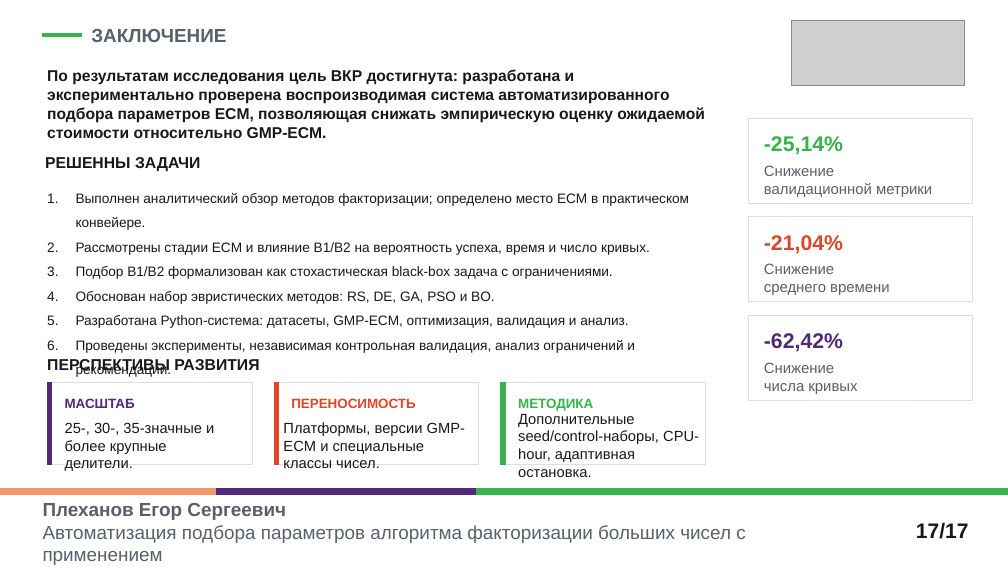
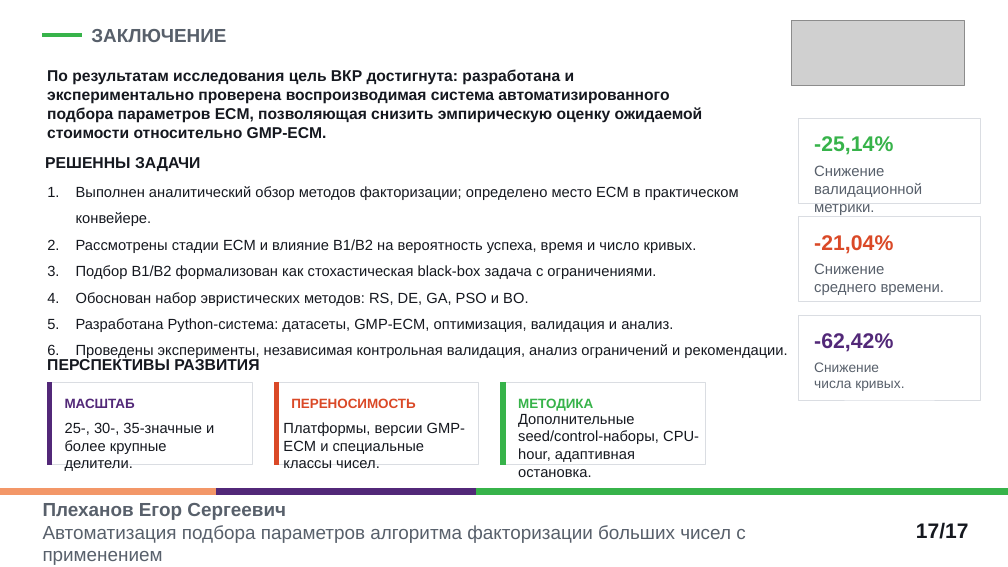
Before and after one commit to EgorPlehanov/ecm-evolutionary-optimization, a slide deck: slide 17 of REPORTS/06_thesis_defense_presentation/Plekhanov_thesis_defense_ECM_parameter_optimization_polytech.pptx. Drawn at 1008x567 pixels with LibreOffice and Linux fonts; fonts in the diff are those of the drawing; grey boxes stand for pictures. Boxes give left, top, right and bottom in pixels: in the first picture for what was removed or moved away, otherwise in the second. Text is boxed around its words. In the diff, an @@ line names an element or a change of style, - is before the commit and + after.

```diff
--- a/REPORTS/06_thesis_defense_presentation/Plekhanov_thesis_defense_ECM_parameter_optimization_polytech.pptx
+++ b/REPORTS/06_thesis_defense_presentation/Plekhanov_thesis_defense_ECM_parameter_optimization_polytech.pptx
@@ text at box(47, 69, 703, 138): text changed @@
-По результатам исследования цель ВКР достигнута: разработана и экспериментально проверена воспроизводимая система автоматизированного подбора параметров ECM, позволяющая снижать эмпирическую оценку ожидаемой стоимости относительно GMP-ECM.
+По результатам исследования цель ВКР достигнута: разработана и экспериментально проверена воспроизводимая система автоматизированного подбора параметров ECM, позволяющая снизить эмпирическую оценку ожидаемой стоимости относительно GMP-ECM.
@@ rectangle: place and size @@
-rectangle at box(749, 118, 973, 203)
+rectangle at box(799, 118, 981, 203)
@@ text "-25,14%": place and size @@
-text "-25,14%" at box(764, 136, 843, 155)
+text "-25,14%" at box(814, 136, 893, 155)
@@ text "Выполнен аналитический обзор методов факторизации; ...": place and size @@
-text "Выполнен аналитический обзор методов факторизации; ..." at box(76, 193, 689, 353)
+text "Выполнен аналитический обзор методов факторизации; ..." at box(76, 186, 787, 358)
@@ text "Выполнен аналитический обзор методов факторизации; ..." at box(76, 186, 787, 358): size 12.9 to 14 pt @@
@@ text "Снижение": place and size @@
-text "Снижение" at box(764, 165, 932, 197)
+text "Снижение" at box(814, 165, 922, 215)
@@ text at box(814, 183, 922, 215): text changed @@
-валидационной метрики
+валидационной метрики.
@@ rectangle: place and size @@
-rectangle at box(749, 216, 973, 301)
+rectangle at box(799, 216, 981, 301)
@@ text "-21,04%": place and size @@
-text "-21,04%" at box(764, 235, 843, 254)
+text "-21,04%" at box(814, 235, 893, 254)
@@ text "Снижение": place and size @@
-text "Снижение" at box(764, 263, 889, 295)
+text "Снижение" at box(814, 263, 945, 295)
@@ text at box(814, 284, 945, 295): text changed @@
-среднего времени
+среднего времени.
@@ rectangle: place and size @@
-rectangle at box(749, 315, 973, 400)
+rectangle at box(799, 315, 981, 400)
@@ text "-62,42%": place and size @@
-text "-62,42%" at box(764, 333, 843, 352)
+text "-62,42%" at box(814, 333, 893, 352)
@@ text "Снижение": place and size @@
-text "Снижение" at box(764, 362, 857, 394)
+text "Снижение" at box(814, 362, 904, 391)
@@ text at box(814, 380, 904, 391): text changed; size 14.2 to 13.1 pt @@
-числа кривых
+числа кривых.
@@ text at box(814, 362, 879, 372): size 14.2 to 13.1 pt in "Снижение" @@
```
Also in this commit, not shown: 7 other slides changed, 1 other file.
